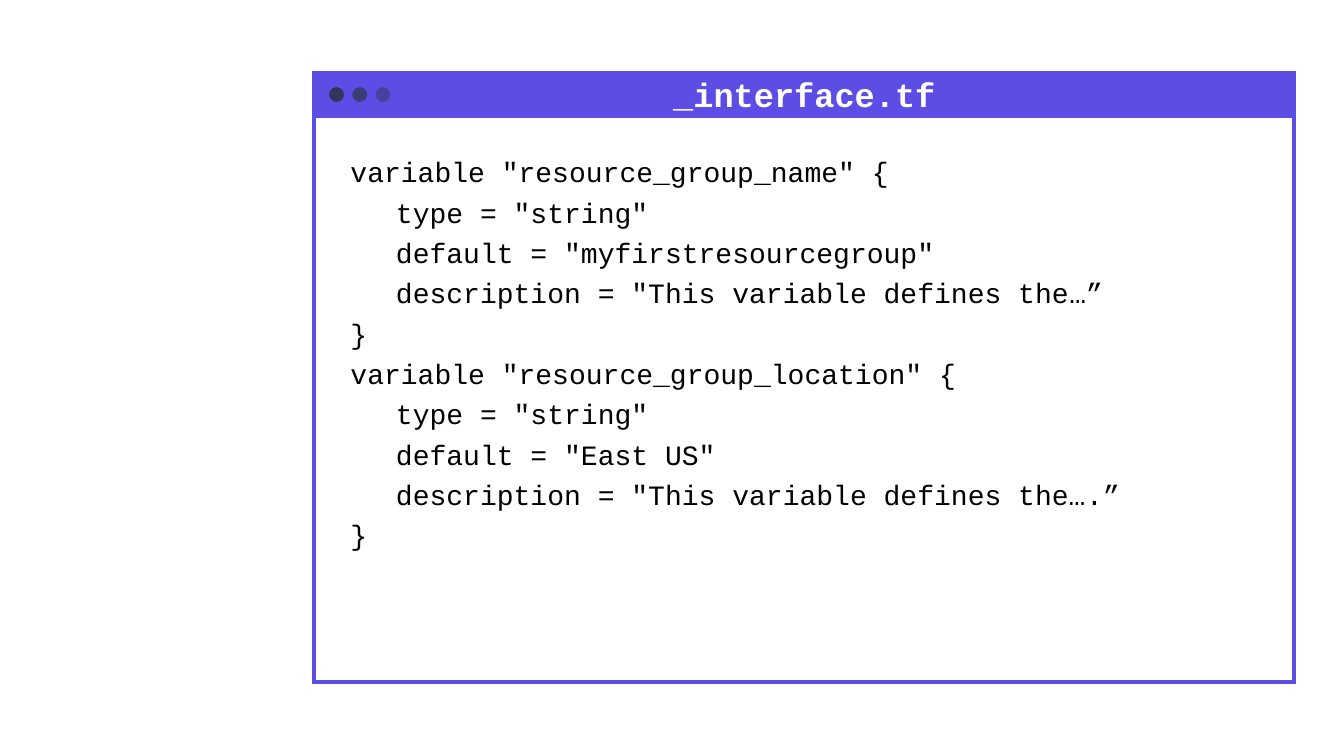
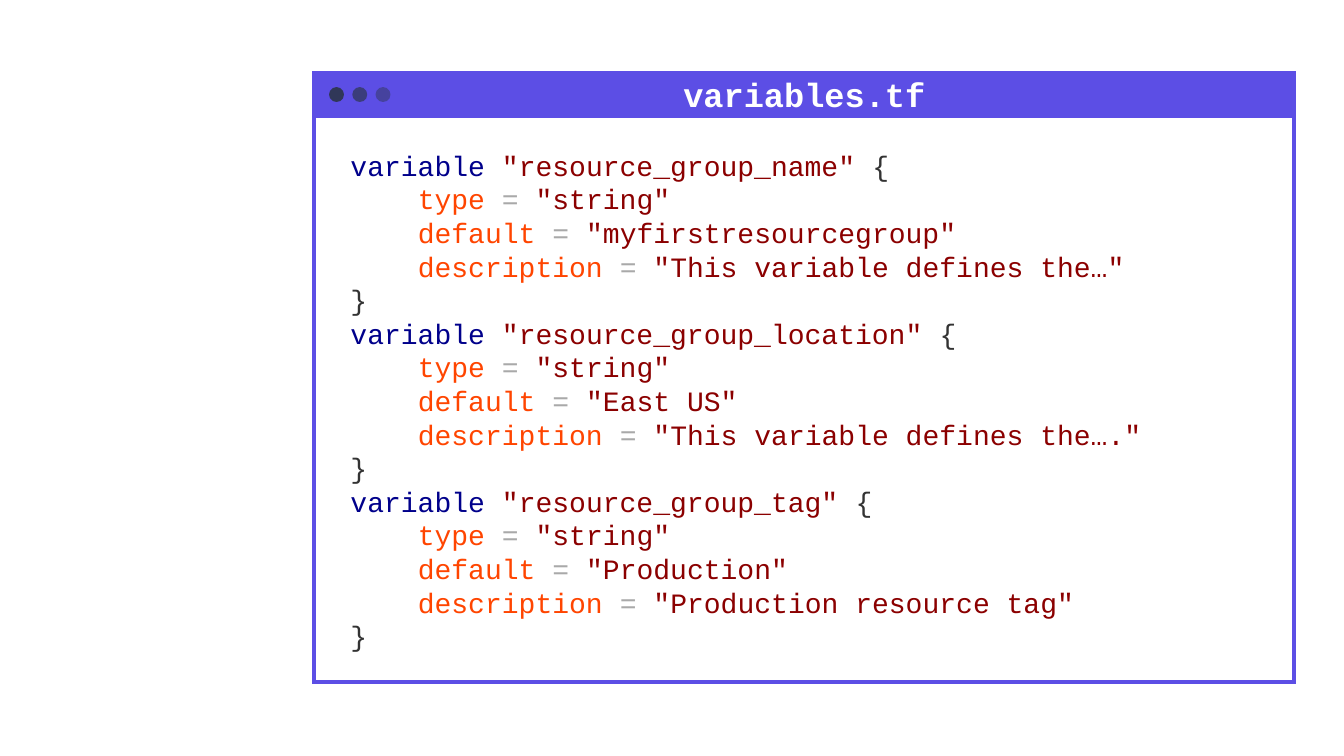
Before and after one commit to grove-mountain/azure-workshop-training, a slide deck: slide 40 of Slides/Azure and Terraform Workshop - Chapter 2.pptx (slide 41 before the commit). Drawn at 1344x756 pixels with LibreOffice and Linux fonts; fonts in the diff are those of the drawing; background and template pictures are left out. Boxes give left, top, right and bottom in pixels: in the first picture for what was removed or moved away, otherwise in the second. Text is boxed around its words. In the diff, an @@ line names an element or a change of style, - is before the commit and + after.

Commit message:
Major cleanup/test of entire slide deck.  Removed all references to AWS.  Updated all code examples with color, and Consolas font.  Added instructions on workstation setup.  The course can be taught using VSC with terraform plugins.

```diff
--- a/Slides/Azure and Terraform Workshop - Chapter 2.pptx
+++ b/Slides/Azure and Terraform Workshop - Chapter 2.pptx
@@ text at (683,83,925,108): text changed @@
-_interface.tf
+variables.tf
@@ text at (350,156,956,412): text colour #000000 to #00008B in "variable", "variable"; text colour #000000 to #8B0000 in ""resource_group_name"", ""string"", ""myfirstresourcegroup"", ""resource_group_location"" and 2 more places; text colour #000000 to #333333 in "{", "}", "{", "}"; text colour #000000 to #FF4500 in "type", "default", "type", "default"; text colour #000000 to #A9A9A9 in "=", "=", "=", "="; line spacing 1.2 to 1 @@
@@ text at (418,257,1124,283): text changed; text colour #000000 to #8B0000 @@
-description = "This variable defines the…”
+description = "This variable defines the…"
@@ text at (418,425,1141,451): text changed; text colour #000000 to #8B0000 @@
-description = "This variable defines the….”
+description = "This variable defines the…."
@@ text at (350,492,1074,619): paragraphs added @@
+variable "resource_group_tag" {
+type = "string"
+default = "Production"
+description = "Production resource tag"
+}
```
Also in this commit, not shown: 33 other slides changed, 2 slides removed, 2 other files.
